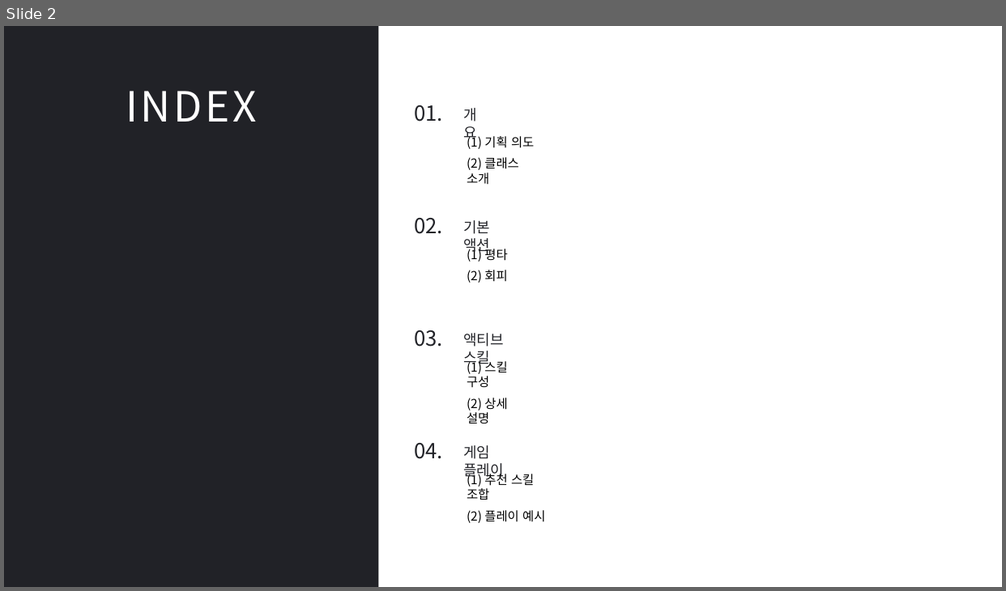
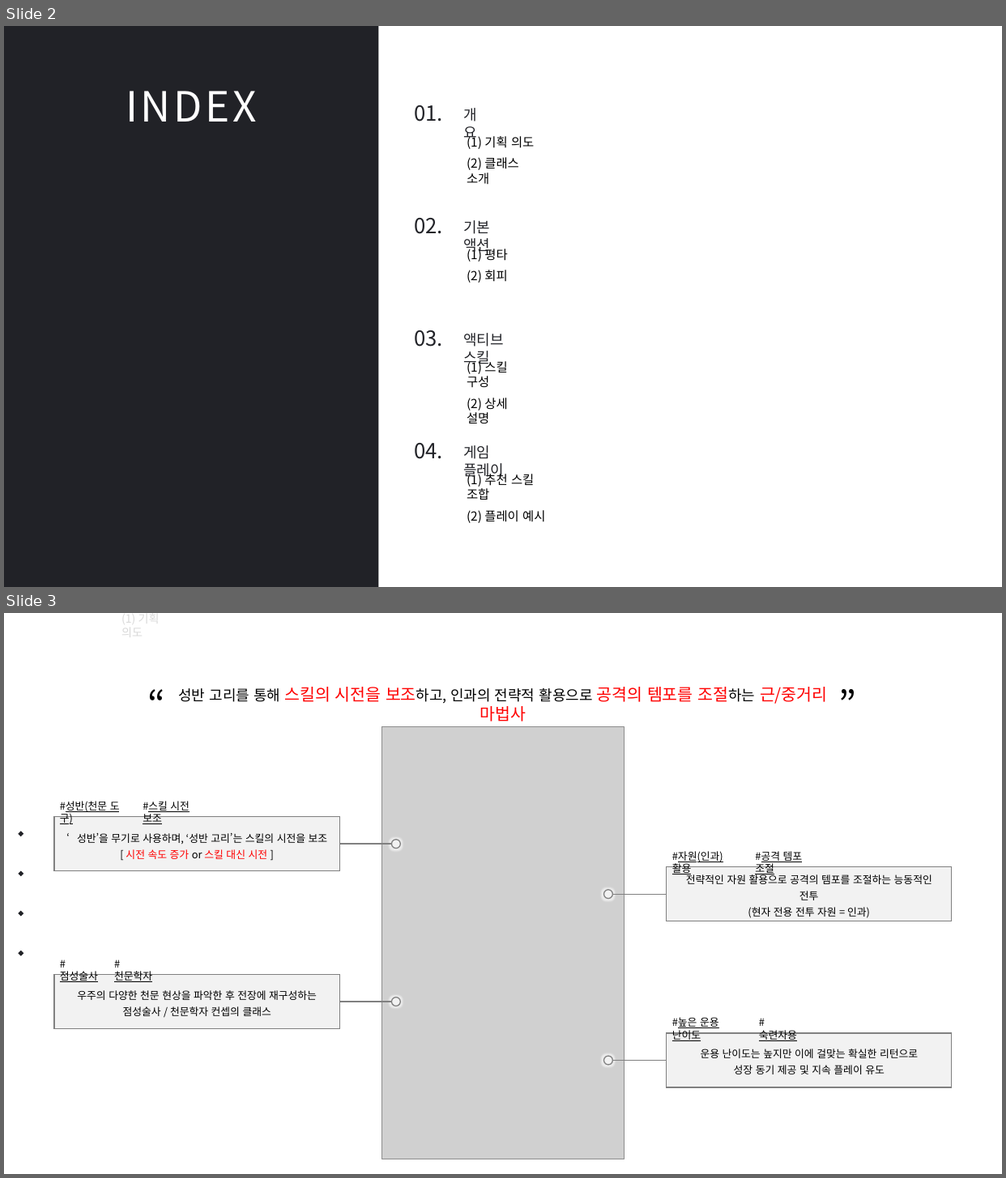
Before and after one commit to hjs0913/GameDesign, a slide deck: 크로노오디세이_전투기획자/사전과제/[과제전형] [Chrono Odyssey] 캐릭터 전투 기획자 모집 _ 홍진선 과제 제출.pptx. Shown one above the other, each under a label of ours: slide 2 before the commit, slides 2 and 3 after it. The pictures are 1006x591 and 1006x1178 pixels, drawn with LibreOffice and Linux fonts; fonts in the diff are those of the drawing; grey boxes stand for pictures; background and template pictures are left out. Boxes give left, top, right and bottom in pixels: in the first picture for what was removed or moved away, otherwise in the second. Text is boxed around its words. In the diff, an @@ line names an element or a change of style, - is before the commit and + after.

Commit message:
기획 의도 1차 완 / 클래스 소개 시작

```diff
--- a/크로노오디세이_전투기획자/사전과제/[과제전형] [Chrono Odyssey] 캐릭터 전투 기획자 모집 _ 홍진선 과제 제출.pptx
+++ b/크로노오디세이_전투기획자/사전과제/[과제전형] [Chrono Odyssey] 캐릭터 전투 기획자 모집 _ 홍진선 과제 제출.pptx
@@ slide 3 added at bbox=[4, 613, 1002, 1174], background #FFFFFF @@
@@ text added at bbox=[40, 619, 68, 642], 18 pt, text #FFFFFF @@
+01.
@@ text added at bbox=[71, 619, 109, 642], 18 pt, text #FFFFFF @@
+개요
@@ text added at bbox=[121, 613, 160, 640], 11 pt, text #D9D9D9 @@
+(1) 기획 의도
@@ text added at bbox=[147, 681, 167, 726], 36 pt, text #000000 @@
+“
@@ text added at bbox=[839, 681, 859, 726], 36 pt, text #000000 @@
+”
@@ text added at bbox=[178, 687, 827, 722], 16 pt, text #FF0000 @@
+성반 고리를 통해 스킬의 시전을 보조하고, 인과의 전략적 활용으로 공격의 템포를 조절하는 근/중거리 마법사
@@ picture added at bbox=[382, 726, 624, 1161] @@
@@ group added at bbox=[54, 801, 401, 871]: 3 texts, 1 rectangle, 1 ellipse, 1 line @@
+‘성반’을 무기로 사용하며, ‘성반 고리’는 스킬의 시전을 보조
+[ 시전 속도 증가 or 스킬 대신 시전 ]
+#성반(천문 도구)
+#스킬 시전 보조
@@ group added at bbox=[603, 851, 952, 922]: 3 texts, 1 rectangle, 1 ellipse, 1 line @@
+전략적인 자원 활용으로 공격의 템포를 조절하는 능동적인 전투
+(현자 전용 전투 자원 = 인과)
+#자원(인과) 활용
+#공격 템포 조절
@@ group added at bbox=[19, 831, 23, 956]: 4 diamonds @@
@@ group added at bbox=[54, 971, 401, 1029]: 3 texts, 1 rectangle, 1 ellipse, 1 line @@
+우주의 다양한 천문 현상을 파악한 후 전장에 재구성하는
+점성술사 / 천문학자 컨셉의 클래스
+#점성술사
+#천문학자
@@ group added at bbox=[603, 1017, 952, 1088]: 3 texts, 1 rectangle, 1 ellipse, 1 line @@
+운용 난이도는 높지만 이에 걸맞는 확실한 리턴으로
+성장 동기 제공 및 지속 플레이 유도
+#높은 운용 난이도
+#숙련자용
```
Also in this commit, not shown: 2 slides changed, 3 slides removed, 2 other files.
